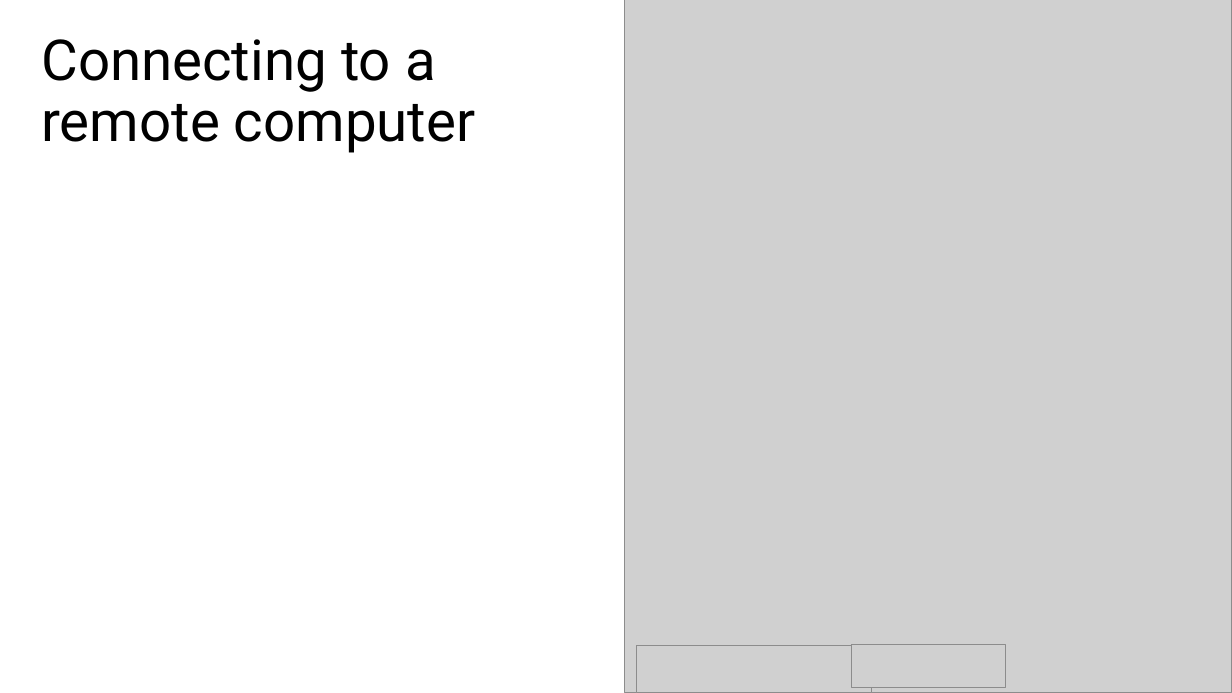
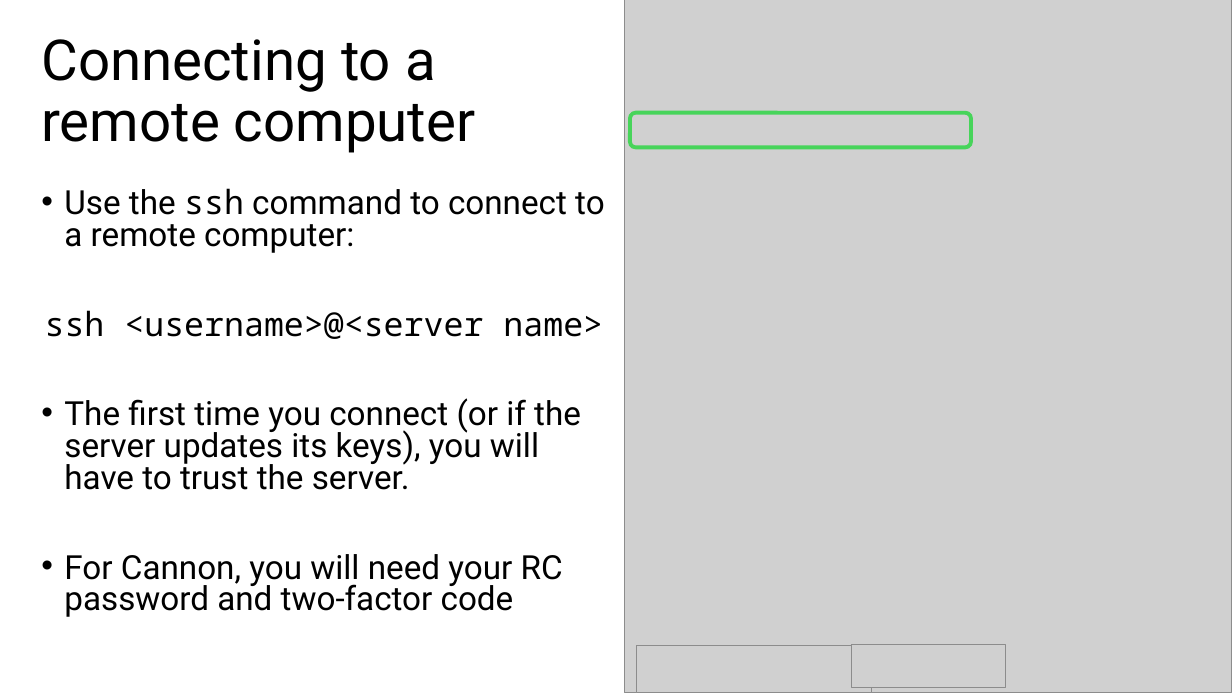
Before and after one commit to harvardinformatics/short-trainings, a slide deck: slide 58 of cmd-line-101/filesystems.pptx (slide 53 before the commit). Drawn at 1232x693 pixels with LibreOffice and Linux fonts; fonts in the diff are those of the drawing; grey boxes stand for pictures. Boxes give left, top, right and bottom in pixels: in the first picture for what was removed or moved away, otherwise in the second. Text is boxed around its words. In the diff, an @@ line names an element or a change of style, - is before the commit and + after.

```diff
--- a/cmd-line-101/filesystems.pptx
+++ b/cmd-line-101/filesystems.pptx
@@ rounded rectangle added at <box>630,113,971,148</box>, outline #47D45A 3 pt @@
@@ text added at <box>45,188,604,617</box>, 25.9 pt, text #000000 @@
+• Use the ssh command to connect to a remote computer:
+ssh <username>@<server name>
+• The first time you connect (or if the server updates its keys), you will have to trust the server.
+• For Cannon, you will need your RC password and two-factor code
```
Also in this commit, not shown: 24 slides added.
